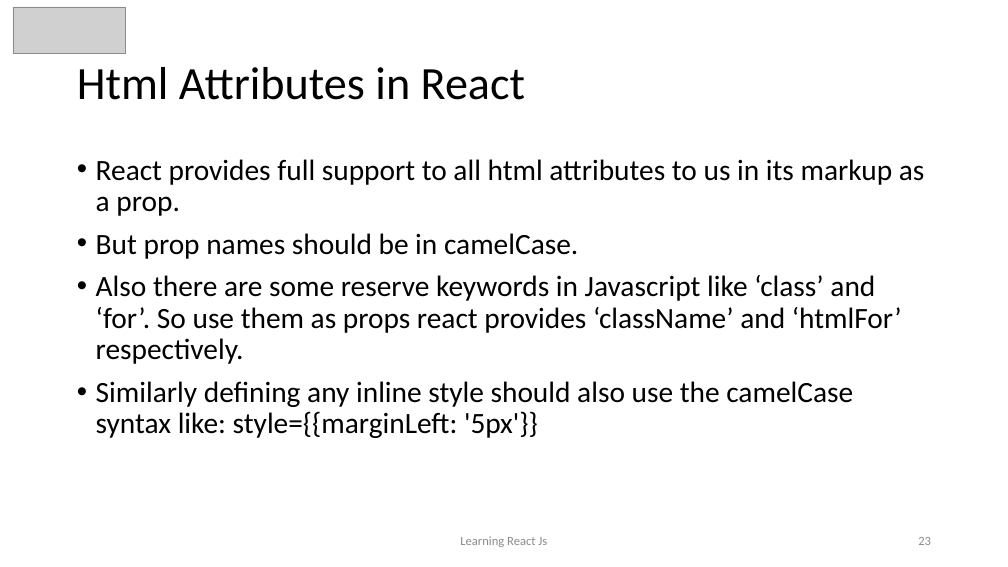
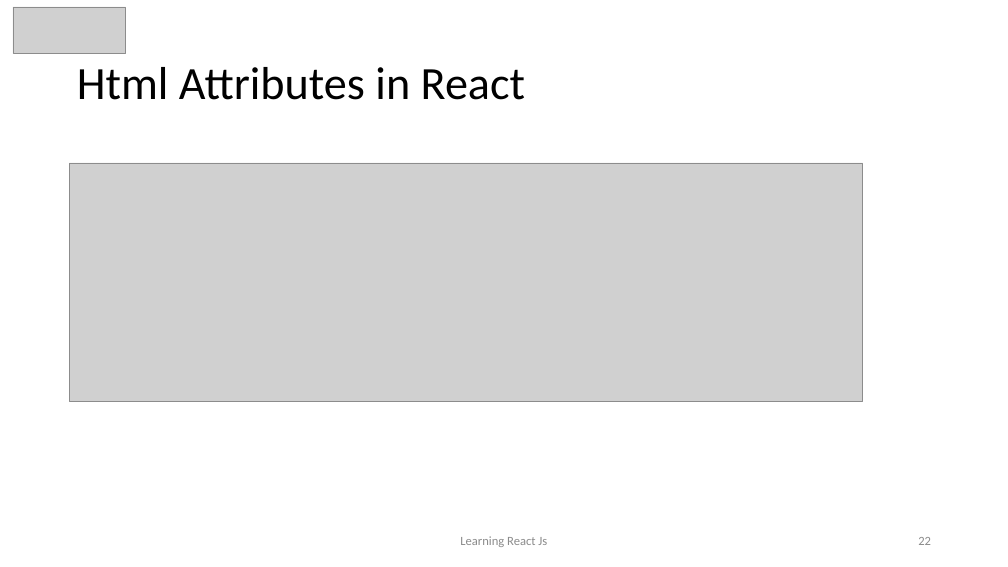
Before and after one commit to awahab29/samplealt, a slide deck: slide 22 of React.pptx (slide 23 before the commit). Drawn at 1008x567 pixels with LibreOffice and Linux fonts; fonts in the diff are those of the drawing; grey boxes stand for pictures. Boxes give left, top, right and bottom in pixels: in the first picture for what was removed or moved away, otherwise in the second. Text is boxed around its words. In the diff, an @@ line names an element or a change of style, - is before the commit and + after.

Commit message:
ppt modified

```diff
--- a/React.pptx
+++ b/React.pptx
@@ picture added at <box>70,163,863,402</box> @@
@@ text removed at <box>96,159,925,438</box> @@
-• React provides full support to all html attributes to us in its markup as a prop.
-• But prop names should be in camelCase.
-• Also there are some reserve keywords in Javascript like ‘class’ and ‘for’. So use them as props react provides ‘className’ and ‘htmlFor’ respectively.
-• Similarly defining any inline style should also use the camelCase syntax like: style={{marginLeft: '5px'}}
```
Also in this commit, not shown: 3 other slides changed, 1 slide removed.
